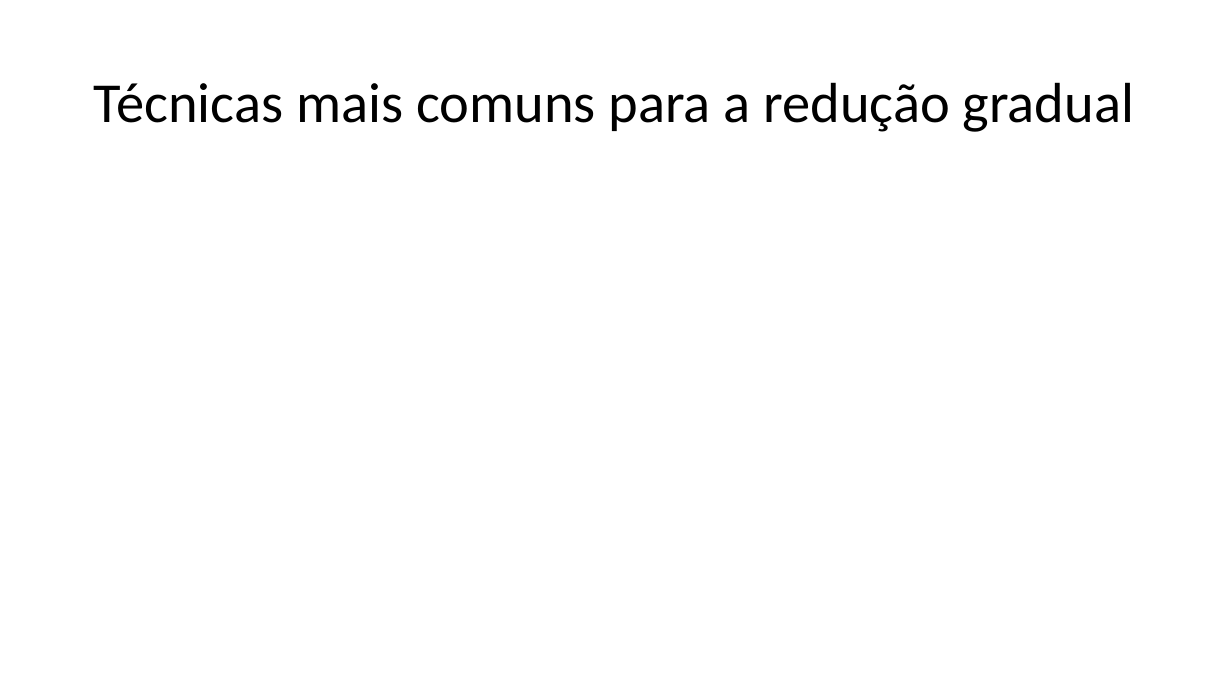
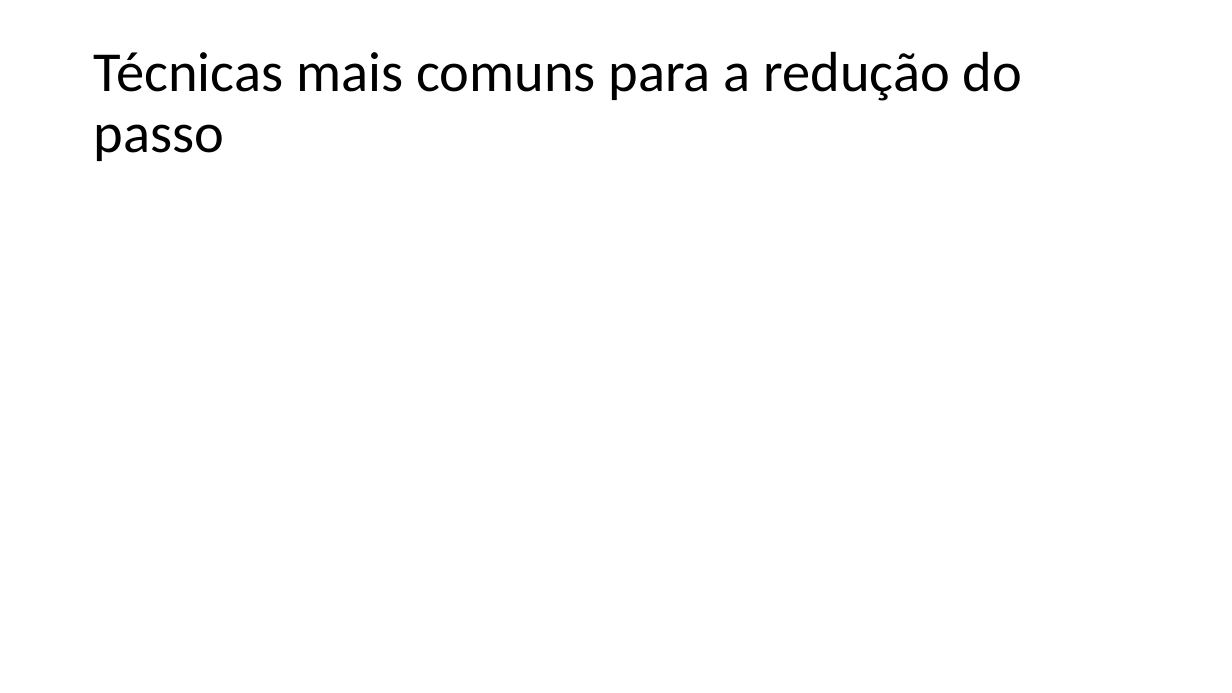
Before and after one commit to zz4fap/t319_aprendizado_de_maquina, a slide deck: slide 22 of slides/T319_Regressão_Linear (Parte III).pptx. Drawn at 1232x693 pixels with LibreOffice and Linux fonts; fonts in the diff are those of the drawing; grey boxes stand for pictures. Boxes give left, top, right and bottom in pixels: in the first picture for what was removed or moved away, otherwise in the second. Text is boxed around its words. In the diff, an @@ line names an element or a change of style, - is before the commit and + after.

```diff
--- a/slides/T319_Regressão_Linear (Parte III).pptx
+++ b/slides/T319_Regressão_Linear (Parte III).pptx
@@ title at (x1=94, y1=51, x2=1022, y2=161): text changed @@
-Técnicas mais comuns para a redução gradual
+Técnicas mais comuns para a redução do passo
```
Also in this commit, not shown: 4 other slides changed, 1 slide added.
